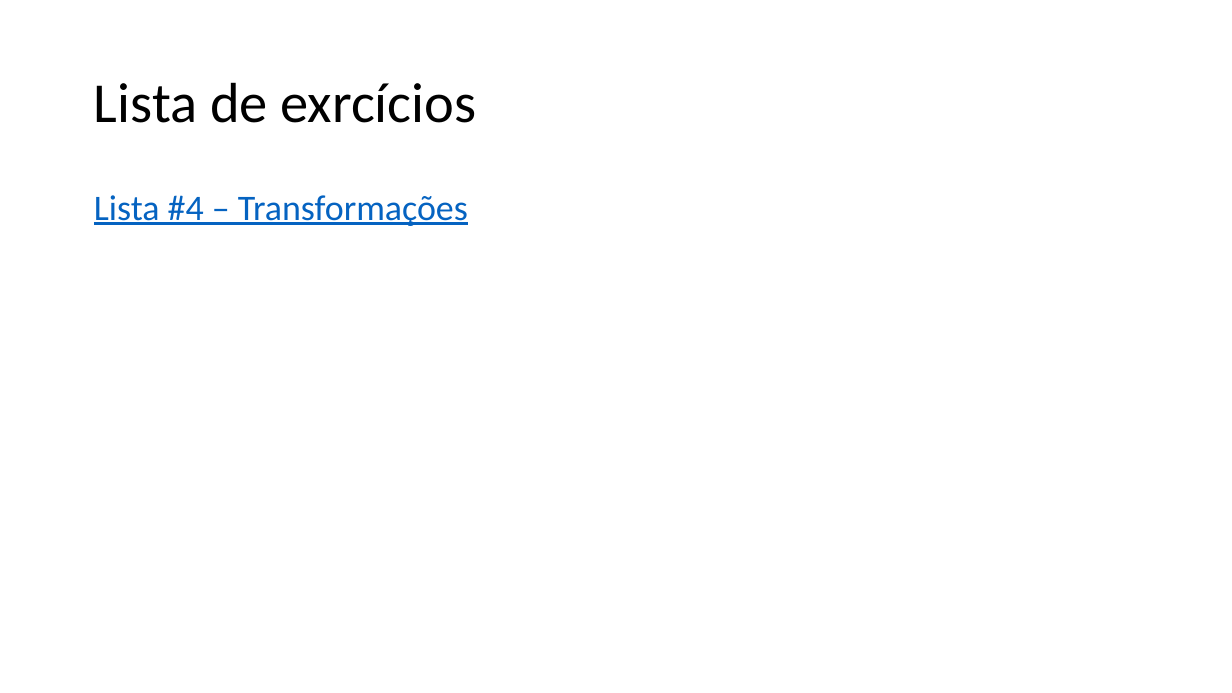
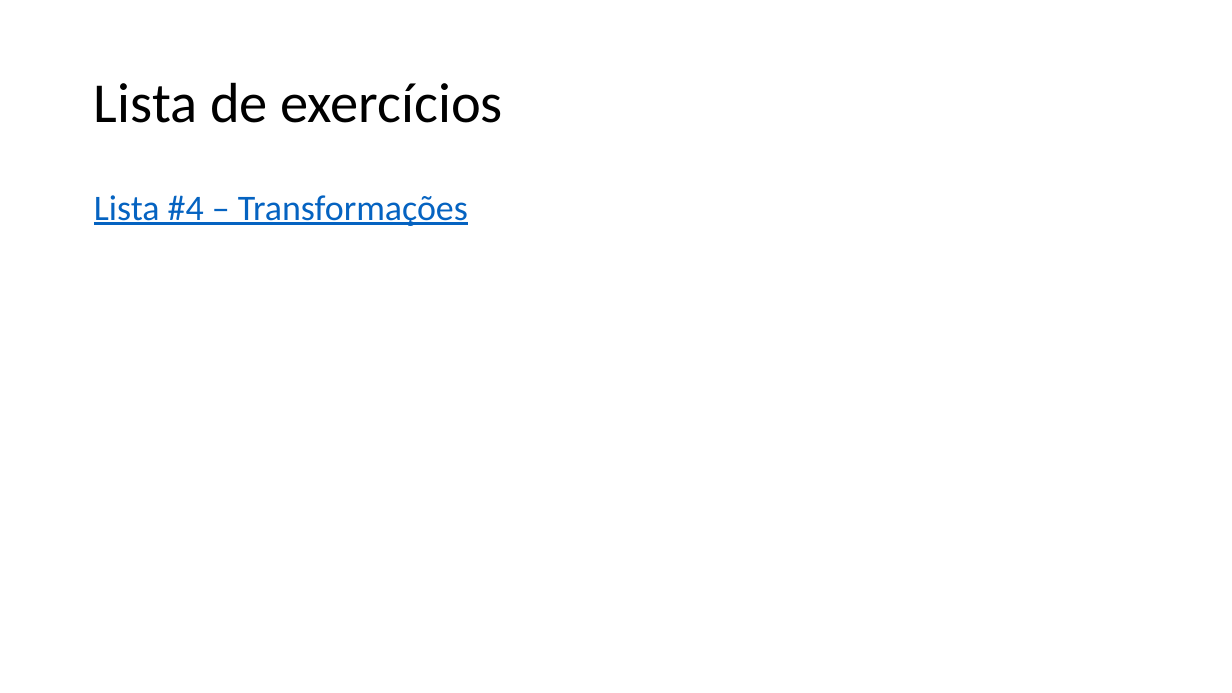
Before and after one commit to zz4fap/c24_inteligencia_artificial, a slide deck: slide 51 of slides/C24_Transformações.pptx. Drawn at 1232x693 pixels with LibreOffice and Linux fonts; fonts in the diff are those of the drawing. Boxes give left, top, right and bottom in pixels: in the first picture for what was removed or moved away, otherwise in the second. Text is boxed around its words. In the diff, an @@ line names an element or a change of style, - is before the commit and + after.

Commit message:
update of slides

```diff
--- a/slides/C24_Transformações.pptx
+++ b/slides/C24_Transformações.pptx
@@ title at (94,82,504,123): text changed @@
-Lista de exrcícios
+Lista de exercícios
```
Also in this commit, not shown: 3 other files.
